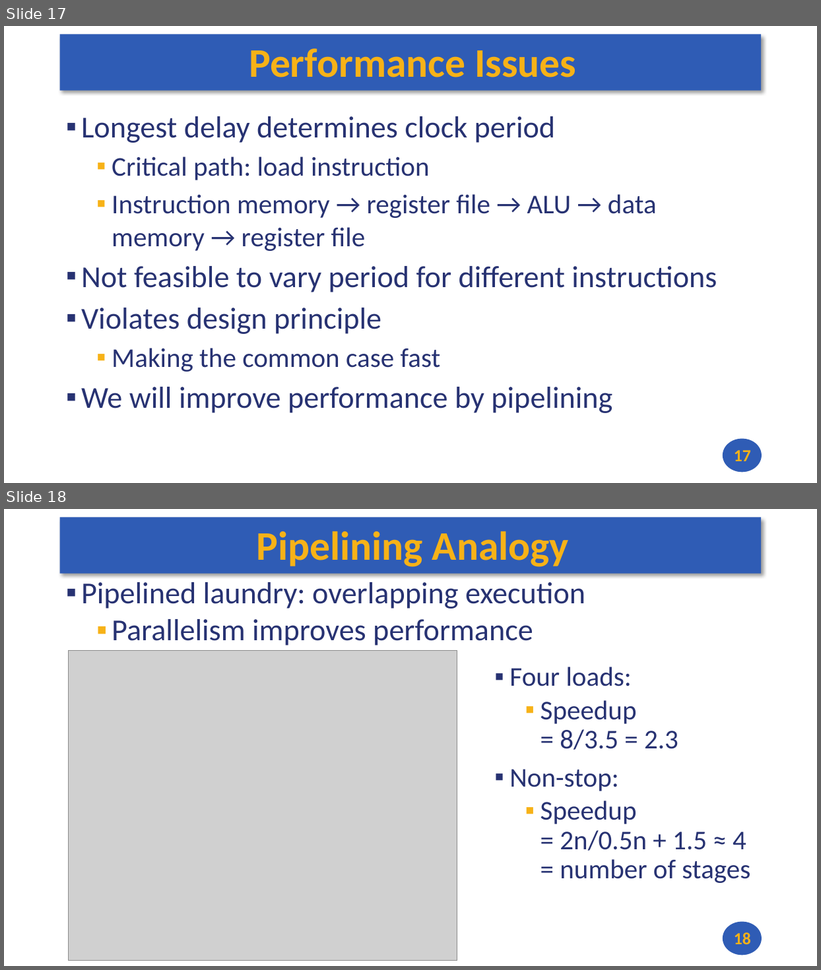
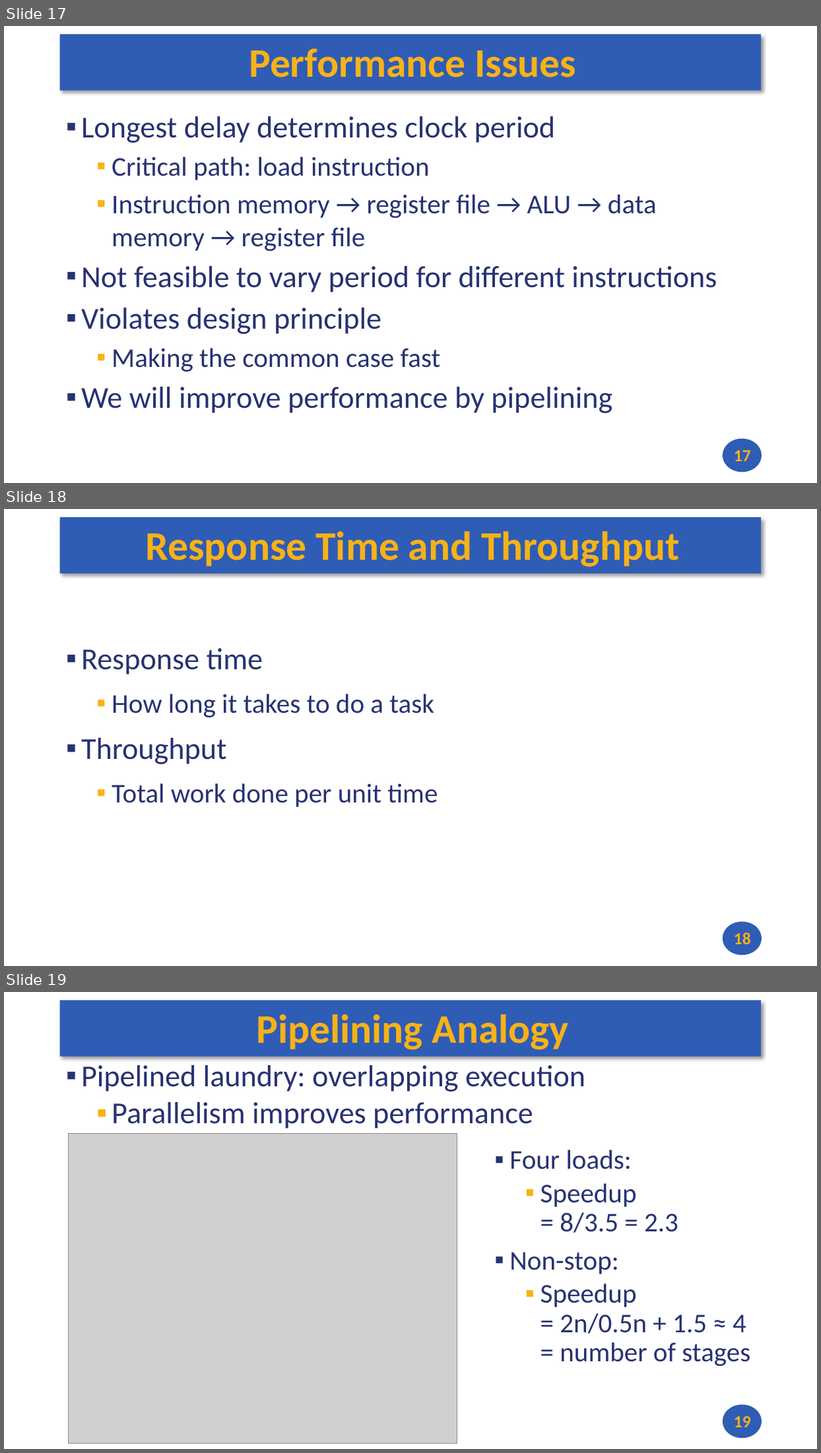
Before and after one commit to andrewt0301/hse-acos-course, a slide deck: docs/part1ca/09_Pipeline/CA_Lecture_09.pptx. Shown one above the other, each under a label of ours: slides 17 and 18 before the commit, slides 17, 18 and 19 after it. The pictures are 821x970 and 821x1453 pixels, drawn with LibreOffice and Linux fonts; fonts in the diff are those of the drawing; grey boxes stand for pictures. Boxes give left, top, right and bottom in pixels: in the first picture for what was removed or moved away, otherwise in the second. Text is boxed around its words. In the diff, an @@ line names an element or a change of style, - is before the commit and + after.

Commit message:
Working on Lecture 9

```diff
--- a/docs/part1ca/09_Pipeline/CA_Lecture_09.pptx
+++ b/docs/part1ca/09_Pipeline/CA_Lecture_09.pptx
@@ slide 18 added at box(4, 509, 817, 966), background #FFFFFF; not listed: 2 template elements that a slide beside it also shows @@
@@ title added at box(146, 531, 679, 567), 48 pt, text #F7B217, bold @@
+Response Time and Throughput
@@ text added at box(81, 648, 438, 807), 32 pt, text #273272 @@
+▪ Response time
+  ▪ How long it takes to do a task
+▪ Throughput
+  ▪ Total work done per unit time
@@ page number added at box(734, 933, 751, 945), 20 pt, text #F7B217, bold @@
+18
@@ what was slide 18 is now slide 19 @@
@@ page number at box(734, 1416, 751, 1428): text changed @@
-18
+19
```
Also in this commit, not shown: 1 other file.
